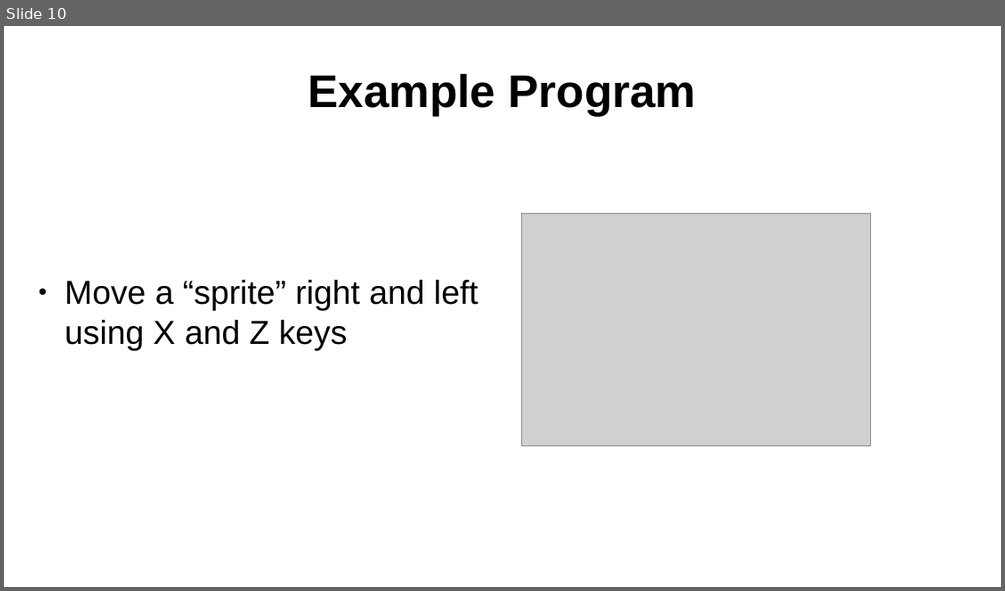
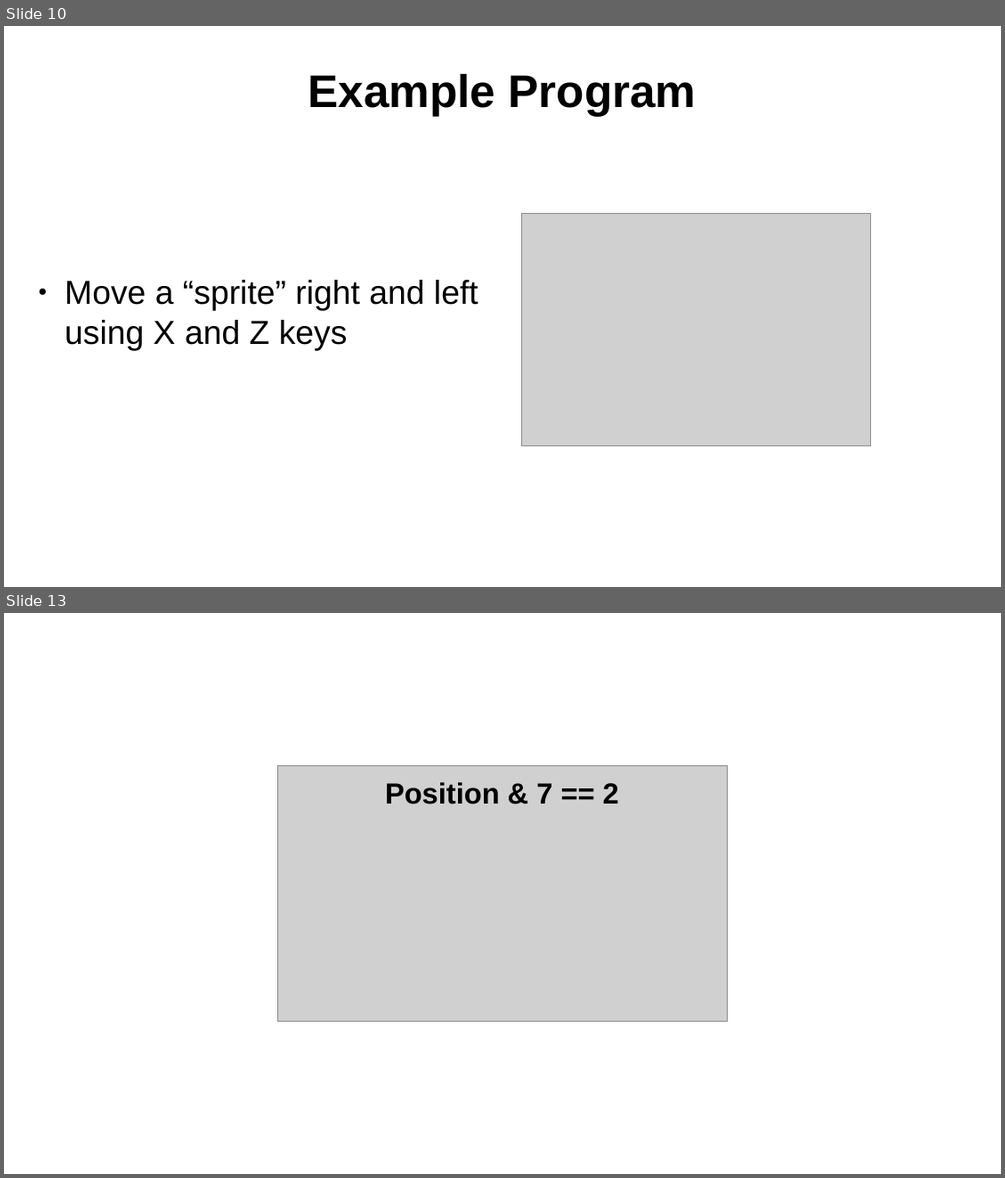
Before and after one commit to SlithyMatt/zxs-assembly-tutorial, a slide deck: Lesson12/Lesson12.odp. Shown one above the other, each under a label of ours: slide 10 before the commit, slides 10 and 13 after it; the slides between them are not shown. The pictures are 1005x591 and 1005x1178 pixels, drawn with LibreOffice and Linux fonts; fonts in the diff are those of the drawing; grey boxes stand for pictures. Boxes give left, top, right and bottom in pixels: in the first picture for what was removed or moved away, otherwise in the second. Text is boxed around its words. In the diff, an @@ line names an element or a change of style, - is before the commit and + after.

```diff
--- a/Lesson12/Lesson12.odp
+++ b/Lesson12/Lesson12.odp
@@ slide 13 added at (x1=4, y1=613, x2=1001, y2=1174), background #FFFFFF @@
@@ picture added at (x1=278, y1=766, x2=727, y2=1022) @@
@@ text added at (x1=385, y1=782, x2=619, y2=804), 28 pt, text #000000, bold @@
+Position & 7 == 2
```
Also in this commit, not shown: 1 slide changed, 4 other slides added, 6 other files.
